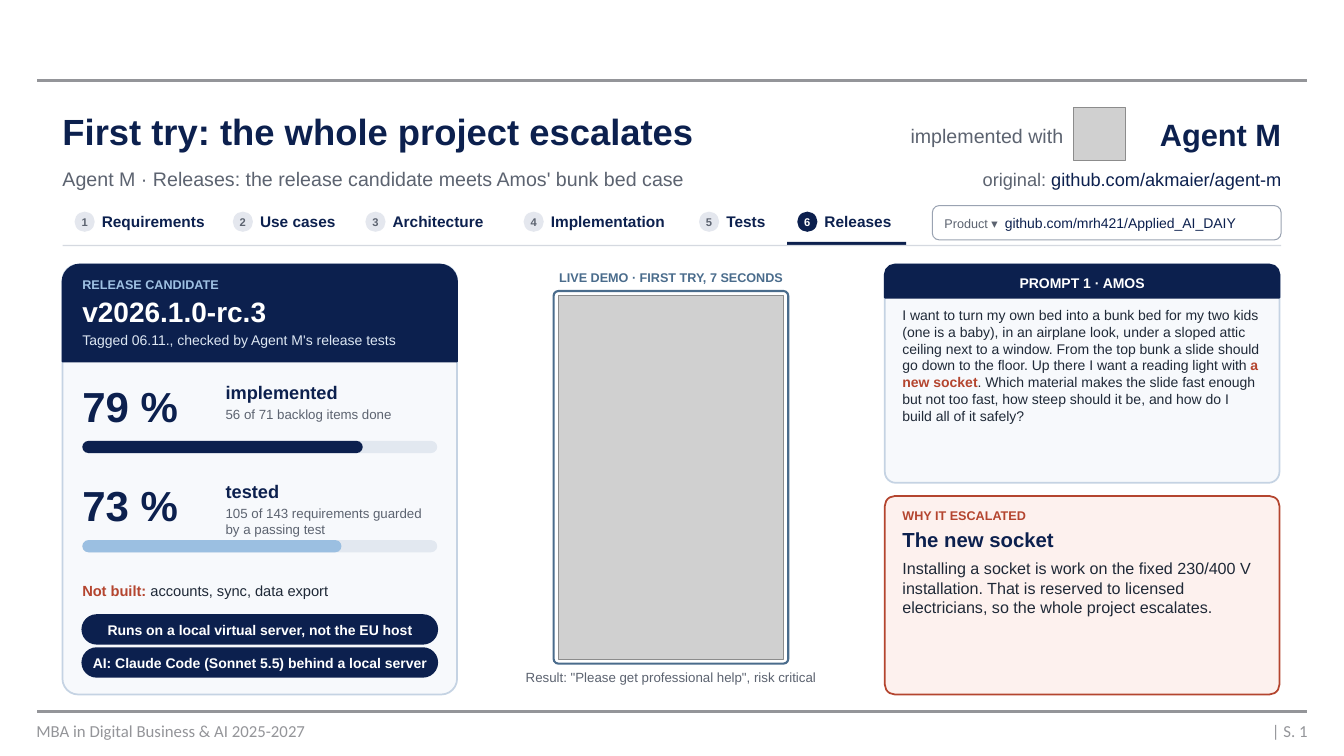
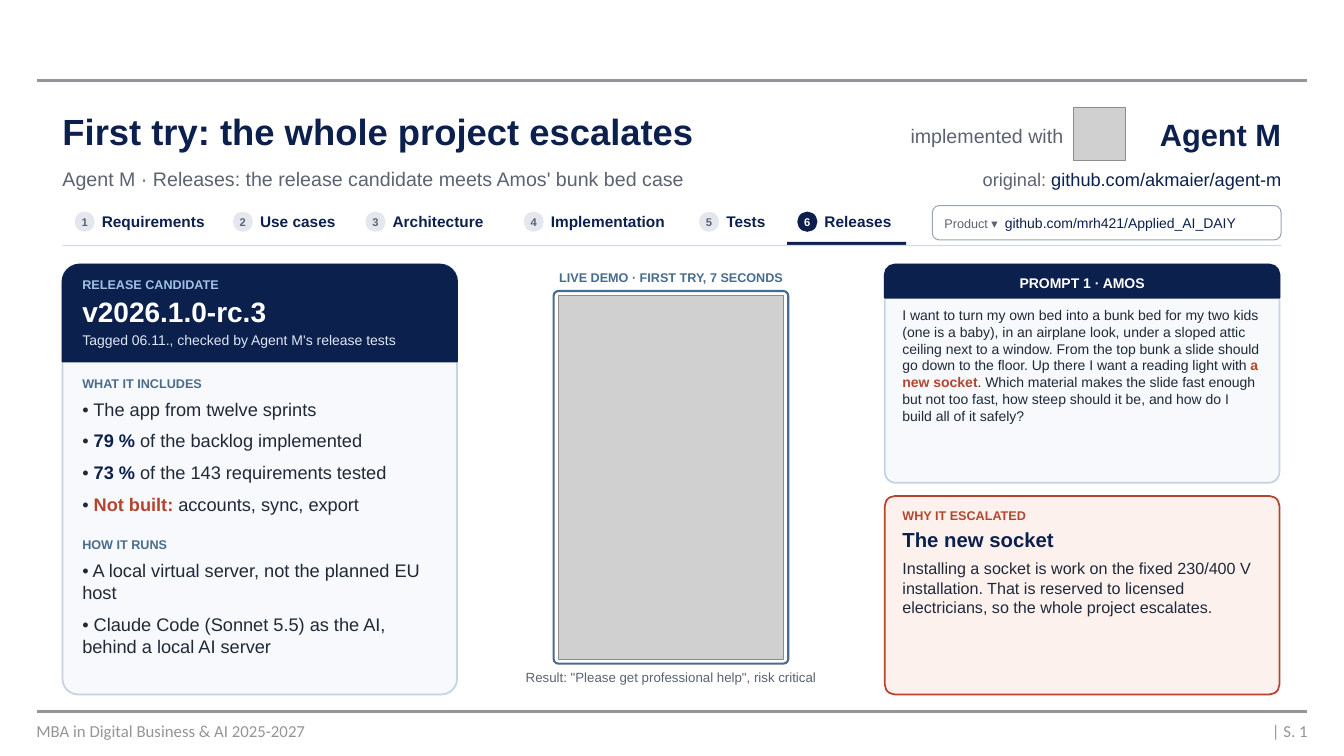
Before and after one commit to mrh421/Applied_AI_DAIY, a slide deck: slide 1 of presentation/DAIY_slides-30-31_release-demo.pptx. Drawn at 1344x756 pixels with LibreOffice and Linux fonts; fonts in the diff are those of the drawing; grey boxes stand for pictures; background and template pictures are left out. Boxes give left, top, right and bottom in pixels: in the first picture for what was removed or moved away, otherwise in the second. Text is boxed around its words. In the diff, an @@ line names an element or a change of style, - is before the commit and + after.

```diff
--- a/presentation/DAIY_slides-30-31_release-demo.pptx
+++ b/presentation/DAIY_slides-30-31_release-demo.pptx
@@ text added at box(82, 379, 420, 653), 13 pt, text #1F2937 @@
+WHAT IT INCLUDES
+• The app from twelve sprints
+• 79 % of the backlog implemented
+• 73 % of the 143 requirements tested
+• Not built: accounts, sync, export
+HOW IT RUNS
+• A local virtual server, not the planned EU host
+• Claude Code (Sonnet 5.5) as the AI, behind a local AI server
@@ text removed at box(226, 385, 392, 422) @@
-implemented
-56 of 71 backlog items done
@@ text removed at box(82, 392, 129, 423) @@
-79 %
@@ rounded rectangle removed at box(83, 441, 438, 453) @@
@@ rounded rectangle removed at box(83, 441, 363, 453) @@
@@ text removed at box(82, 491, 129, 522) @@
-73 %
@@ text removed at box(226, 484, 422, 537) @@
-tested
-105 of 143 requirements guarded by a passing test
@@ rounded rectangle removed at box(83, 540, 438, 553) @@
@@ rounded rectangle removed at box(83, 540, 342, 553) @@
@@ text removed at box(82, 585, 329, 599) @@
-Not built: accounts, sync, data export
@@ rounded rectangle removed at box(83, 615, 438, 643) @@
-Runs on a local virtual server, not the EU host
@@ rounded rectangle removed at box(83, 648, 438, 677) @@
-AI: Claude Code (Sonnet 5.5) behind a local server
```
Also in this commit, not shown: 1 other slide changed.
